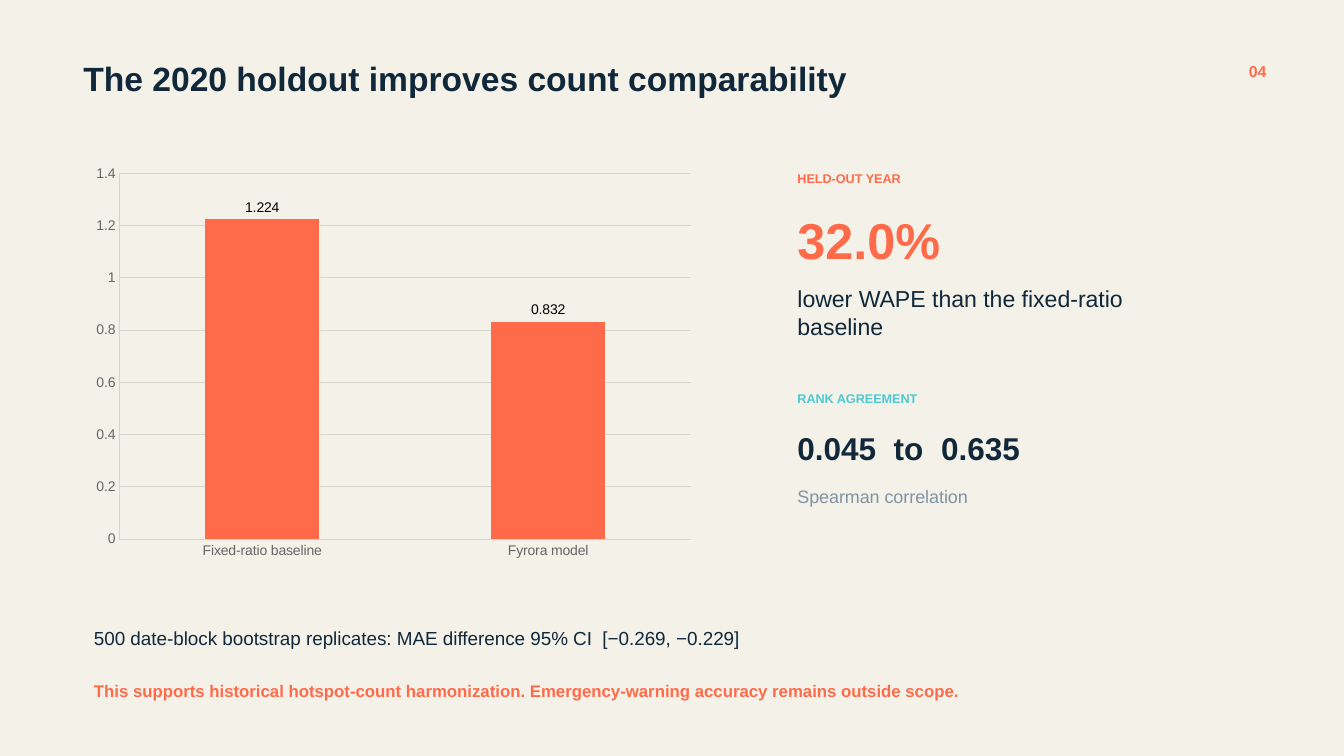
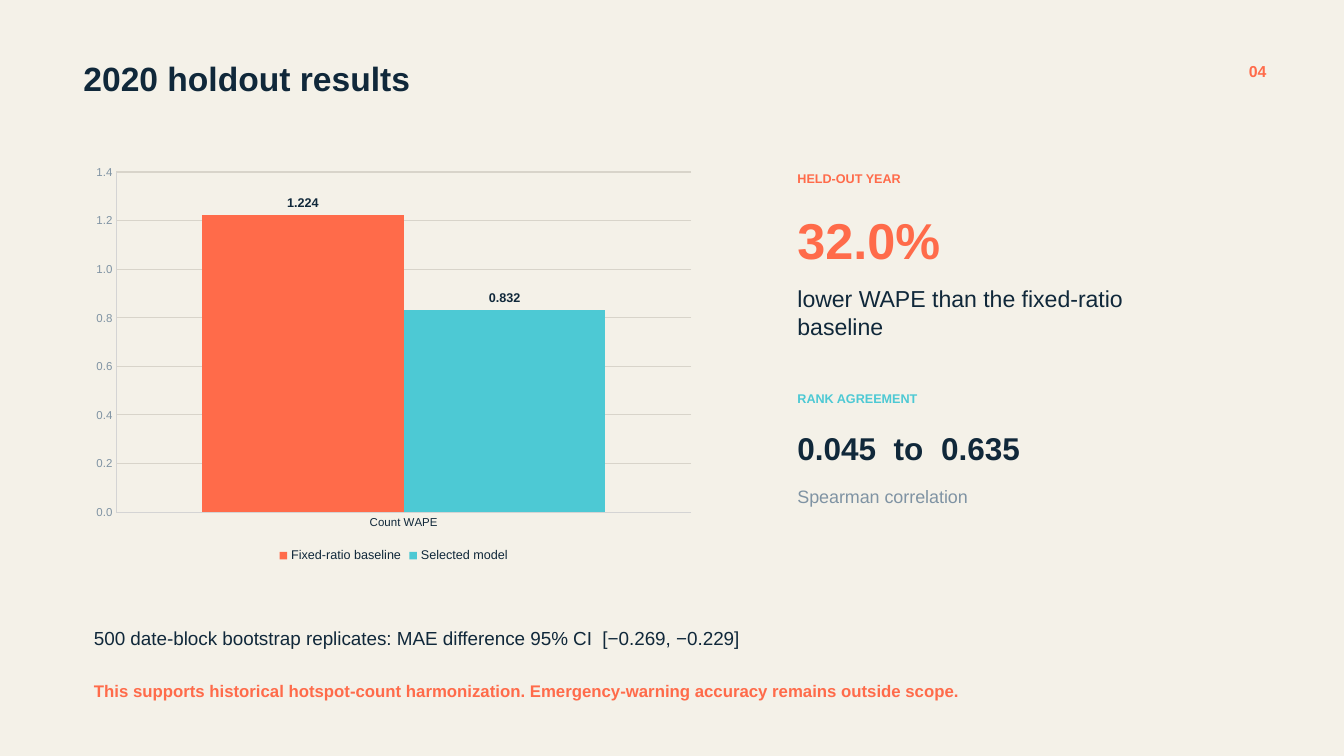
Before and after one commit to CSHub-Project/NASA-2026-QORVEX-Challenge-09, a slide deck: slide 4 of submission/demo/fyrora-space-apps-demo.pptx. Drawn at 1344x756 pixels with LibreOffice and Linux fonts; fonts in the diff are those of the drawing. Boxes give left, top, right and bottom in pixels: in the first picture for what was removed or moved away, otherwise in the second. Text is boxed around its words. In the diff, an @@ line names an element or a change of style, - is before the commit and + after.

```diff
--- a/submission/demo/fyrora-space-apps-demo.pptx
+++ b/submission/demo/fyrora-space-apps-demo.pptx
@@ text at <box>83,66,410,92</box>: text changed @@
-The 2020 holdout improves count comparability
+2020 holdout results
@@ column chart at <box>84,157,704,567</box> @@
-categories: Fixed-ratio baseline, Fyrora model
+categories: Count WAPE
-Series 1: 1.224, 0.832
+Fixed-ratio baseline: 1.224
@@ data labels of Fixed-ratio baseline changed @@
+Selected model: 0.832
@@ legend changed @@
@@ category axis changed @@
@@ value axis changed @@
@@ bar spacing changed @@
```
Also in this commit, not shown: 6 other slides changed, 11 other files.
